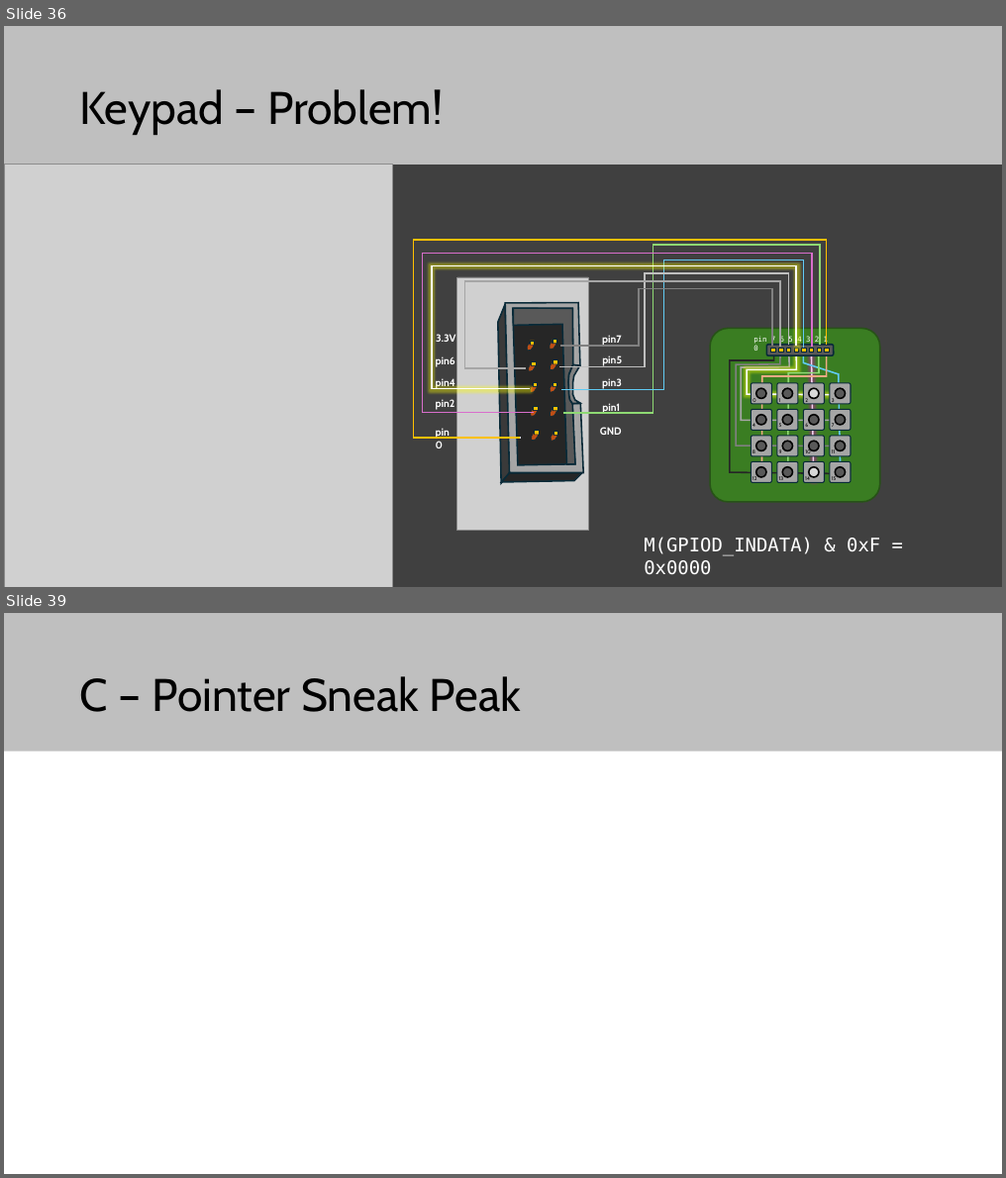
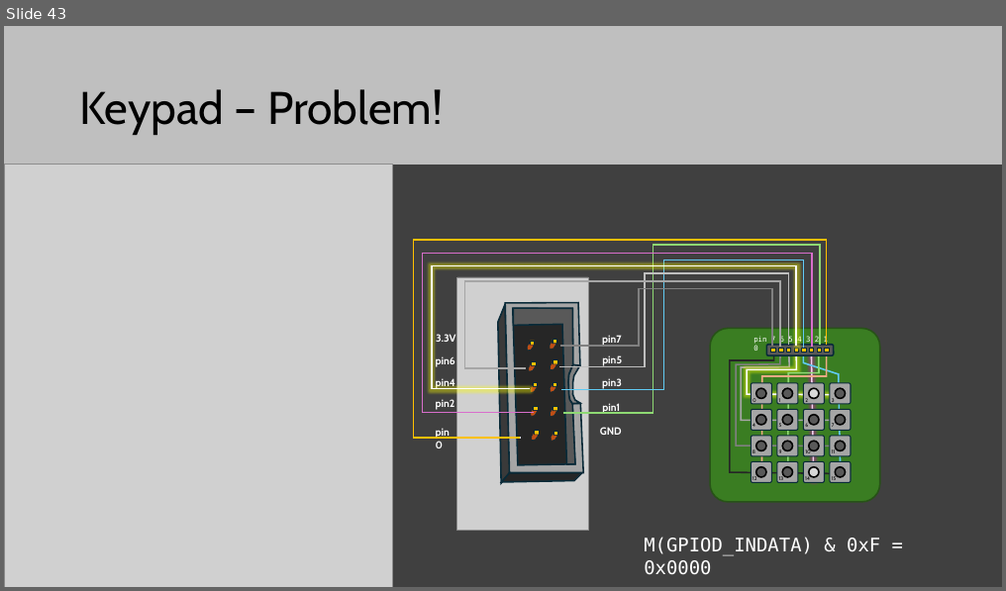
Before and after one commit to elias-at-chalmers/mop-lecture_notes-mirror, a slide deck: slides/lecture05_GPIO_and_C_basics.pptx. Shown one above the other, each under a label of ours: slides 36 and 39 before the commit, slide 43 after it; the slides between them are not shown. The pictures are 1006x1178 and 1006x591 pixels, drawn with LibreOffice and Linux fonts; fonts in the diff are those of the drawing; grey boxes stand for pictures. Boxes give left, top, right and bottom in pixels: in the first picture for what was removed or moved away, otherwise in the second. Text is boxed around its words. In the diff, an @@ line names an element or a change of style, - is before the commit and + after.

```diff
--- a/slides/lecture05_GPIO_and_C_basics.pptx
+++ b/slides/lecture05_GPIO_and_C_basics.pptx
@@ slide 39 removed at box(4, 613, 1002, 1174), background #FFFFFF; not listed: 1 template element that a slide beside it also shows @@
@@ title removed at box(80, 676, 520, 712) @@
-C – Pointer Sneak Peak
@@ what was slide 36 is now slide 43 @@
```
Also in this commit, not shown: 3 slides changed, 12 slides added, 2 other files.
